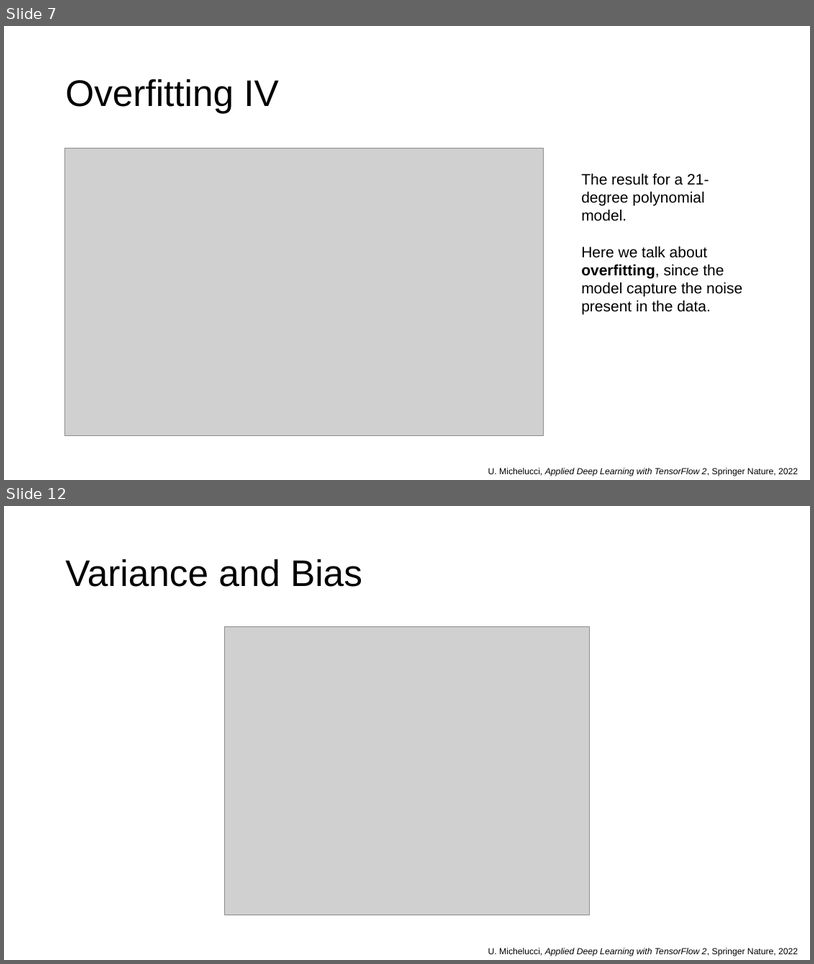
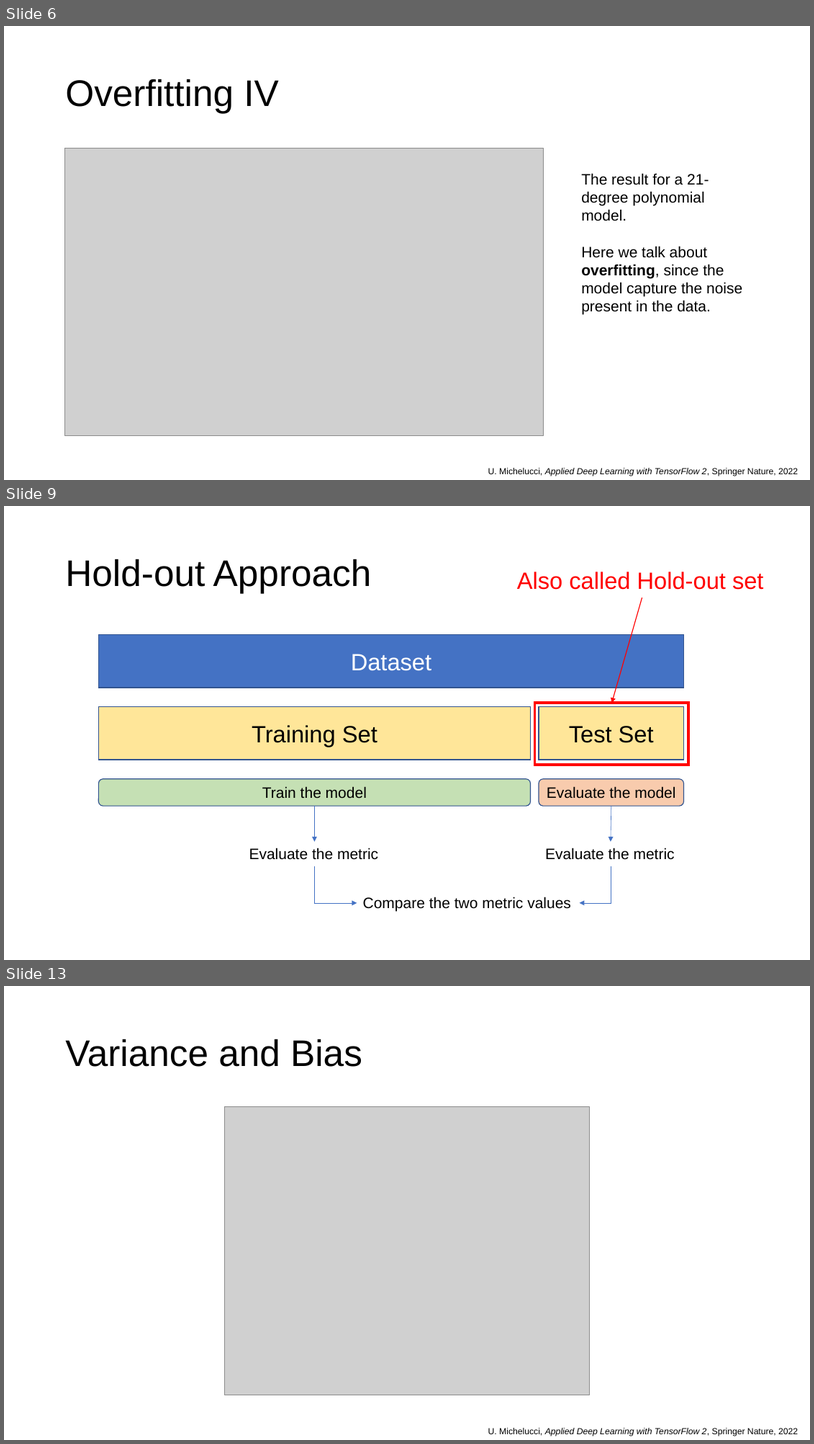
Before and after one commit to toelt-llc/MSCA-ITN-PARENT, a slide deck: DETERMINED2022/Introduction to model validation and unbalanced datasets/DETERMINED2022-toelt-Model_Validation_lecture_michelucci.pptx. Shown one above the other, each under a label of ours: slides 7 and 12 before the commit, slides 6, 9 and 13 after it; the slides between them are not shown. The pictures are 814x964 and 814x1444 pixels, drawn with LibreOffice and Linux fonts; fonts in the diff are those of the drawing; grey boxes stand for pictures; background and template pictures are left out. Boxes give left, top, right and bottom in pixels: in the first picture for what was removed or moved away, otherwise in the second. Text is boxed around its words. In the diff, an @@ line names an element or a change of style, - is before the commit and + after.

```diff
--- a/DETERMINED2022/Introduction to model validation and unbalanced datasets/DETERMINED2022-toelt-Model_Validation_lecture_michelucci.pptx
+++ b/DETERMINED2022/Introduction to model validation and unbalanced datasets/DETERMINED2022-toelt-Model_Validation_lecture_michelucci.pptx
@@ slide 9 added at bbox=[4, 506, 810, 960], background #FFFFFF @@
@@ title added at bbox=[65, 559, 372, 593], 44 pt, text #000000 @@
+Hold-out Approach
@@ text added at bbox=[517, 572, 764, 590], 28 pt, text #FF0000 @@
+Also called Hold-out set
@@ arrow added from (643, 597) to (612, 703), #FF0000 1 pt @@
@@ rectangle added at bbox=[98, 635, 684, 687], fill #4472C4, outline #325491 1 pt, 28 pt, text #FFFFFF @@
+Dataset
@@ rectangle added at bbox=[98, 707, 531, 759], fill #FFE699, outline #325491 1 pt, 28 pt, text #000000 @@
+Training Set
@@ rectangle added at bbox=[535, 703, 689, 764], outline #FF0000 3 pt @@
@@ rectangle added at bbox=[540, 707, 684, 759], fill #FFE699, outline #325491 1 pt, 28 pt, text #000000 @@
+Test Set
@@ rounded rectangle added at bbox=[98, 779, 531, 806], fill #C5E0B4, outline #325491 1 pt, 18 pt, text #000000 @@
+Train the model
@@ rounded rectangle added at bbox=[540, 779, 684, 806], fill #F8CBAD, outline #325491 1 pt, 18 pt, text #000000 @@
+Evaluate the model
@@ arrow added from (315, 806) to (315, 842), #4472C4 0.5 pt @@
@@ arrow added from (612, 806) to (612, 842), #4472C4 0.5 pt @@
@@ text added at bbox=[250, 847, 378, 860], 18 pt, text #000000 @@
+Evaluate the metric
@@ text added at bbox=[545, 847, 675, 860], 18 pt, text #000000 @@
+Evaluate the metric
@@ elbow arrow added from (315, 866) to (358, 903), #4472C4 0.5 pt @@
@@ elbow arrow added from (612, 866) to (580, 903), #4472C4 0.5 pt @@
@@ text added at bbox=[363, 896, 571, 911], 18 pt, text #000000 @@
+Compare the two metric values
@@ what was slide 7 is now slide 6 @@
@@ what was slide 12 is now slide 13 @@
```
Also in this commit, not shown: 6 slides changed, 3 other slides added, 3 slides removed, 3 other files.
